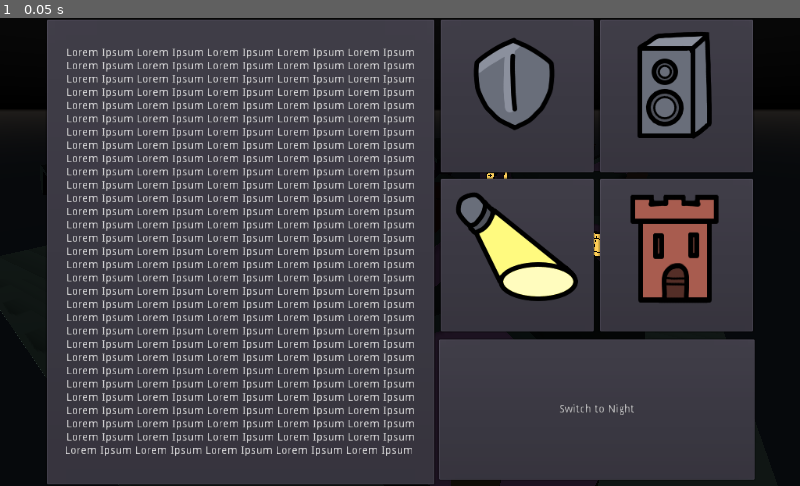
Above: before the commit, frame 1.
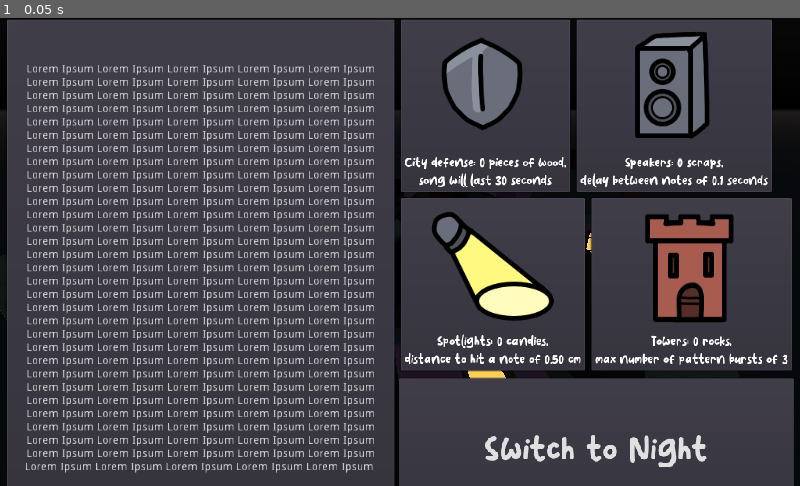
Above: after the commit, the same moment.

Repository: Xwilarg/BearJam
Game: Godot game, scene res://Scenes/Interlude.tscn
Two runs of this game, one before a commit and one after it. Both use one fixed random seed, a clock stepped at 60 frames per second and the inputs below. This scene is started directly instead of the project's main scene.
Inputs:
- Up to frame 1 (0.05 s): no input

The runs differ from the first frame. In frame 1, 38% of the frame differs, in the area x 0-100%, y 0-100%.

Commit message:
Add interlude text

Diff:
--- a/Scenes/Interlude.tscn
+++ b/Scenes/Interlude.tscn
@@ -7,6 +7,15 @@
 [ext_resource path="res://Prefabs/House_var2_0.tscn" type="PackedScene" id=5]
 [ext_resource path="res://Prefabs/House_var1_0.tscn" type="PackedScene" id=6]
 [ext_resource path="res://Scripts/Interlude.gd" type="Script" id=7]
+[ext_resource path="res://Fonts/Pulang.ttf" type="DynamicFontData" id=8]
+
+[sub_resource type="DynamicFont" id=13]
+size = 15
+font_data = ExtResource( 8 )
+
+[sub_resource type="DynamicFont" id=14]
+size = 40
+font_data = ExtResource( 8 )
 
 [sub_resource type="SpatialMaterial" id=4]
 albedo_color = Color( 0.203922, 0.180392, 0.156863, 1 )
@@ -74,130 +83,142 @@
 
 [node name="HBoxContainer" type="HBoxContainer" parent="HBoxContainer/VBoxContainer"]
 margin_right = 404.0
-margin_bottom = 200.0
-
-[node name="PanelContainer" type="PanelContainer" parent="HBoxContainer/VBoxContainer/HBoxContainer"]
+margin_bottom = 202.0
+
+[node name="Shield" type="PanelContainer" parent="HBoxContainer/VBoxContainer/HBoxContainer"]
 margin_right = 200.0
-margin_bottom = 200.0
+margin_bottom = 202.0
 rect_min_size = Vector2( 200, 200 )
 
-[node name="VBoxContainer" type="VBoxContainer" parent="HBoxContainer/VBoxContainer/HBoxContainer/PanelContainer"]
+[node name="VBoxContainer" type="VBoxContainer" parent="HBoxContainer/VBoxContainer/HBoxContainer/Shield"]
 margin_left = 7.0
 margin_top = 7.0
 margin_right = 193.0
-margin_bottom = 193.0
-
-[node name="CenterContainer3" type="CenterContainer" parent="HBoxContainer/VBoxContainer/HBoxContainer/PanelContainer/VBoxContainer"]
-margin_right = 186.0
-margin_bottom = 164.0
-
-[node name="TextureRect" type="TextureRect" parent="HBoxContainer/VBoxContainer/HBoxContainer/PanelContainer/VBoxContainer/CenterContainer3"]
+margin_bottom = 195.0
+
+[node name="CenterContainer3" type="CenterContainer" parent="HBoxContainer/VBoxContainer/HBoxContainer/Shield/VBoxContainer"]
+margin_right = 186.0
+margin_bottom = 164.0
+
+[node name="TextureRect" type="TextureRect" parent="HBoxContainer/VBoxContainer/HBoxContainer/Shield/VBoxContainer/CenterContainer3"]
 margin_left = 11.0
 margin_right = 175.0
 margin_bottom = 164.0
 texture = ExtResource( 2 )
 
-[node name="Label" type="Label" parent="HBoxContainer/VBoxContainer/HBoxContainer/PanelContainer/VBoxContainer"]
+[node name="Label" type="Label" parent="HBoxContainer/VBoxContainer/HBoxContainer/Shield/VBoxContainer"]
 margin_top = 168.0
 margin_right = 186.0
-margin_bottom = 182.0
-
-[node name="PanelContainer2" type="PanelContainer" parent="HBoxContainer/VBoxContainer/HBoxContainer"]
+margin_bottom = 188.0
+custom_fonts/font = SubResource( 13 )
+align = 1
+
+[node name="Sound" type="PanelContainer" parent="HBoxContainer/VBoxContainer/HBoxContainer"]
 margin_left = 204.0
 margin_right = 404.0
-margin_bottom = 200.0
+margin_bottom = 202.0
 rect_min_size = Vector2( 200, 200 )
 
-[node name="VBoxContainer" type="VBoxContainer" parent="HBoxContainer/VBoxContainer/HBoxContainer/PanelContainer2"]
+[node name="VBoxContainer" type="VBoxContainer" parent="HBoxContainer/VBoxContainer/HBoxContainer/Sound"]
 margin_left = 7.0
 margin_top = 7.0
 margin_right = 193.0
-margin_bottom = 193.0
-
-[node name="CenterContainer" type="CenterContainer" parent="HBoxContainer/VBoxContainer/HBoxContainer/PanelContainer2/VBoxContainer"]
-margin_right = 186.0
-margin_bottom = 164.0
-
-[node name="TextureRect" type="TextureRect" parent="HBoxContainer/VBoxContainer/HBoxContainer/PanelContainer2/VBoxContainer/CenterContainer"]
+margin_bottom = 195.0
+
+[node name="CenterContainer" type="CenterContainer" parent="HBoxContainer/VBoxContainer/HBoxContainer/Sound/VBoxContainer"]
+margin_right = 186.0
+margin_bottom = 164.0
+
+[node name="TextureRect" type="TextureRect" parent="HBoxContainer/VBoxContainer/HBoxContainer/Sound/VBoxContainer/CenterContainer"]
 margin_left = 11.0
 margin_right = 175.0
 margin_bottom = 164.0
 texture = ExtResource( 3 )
 
-[node name="Label" type="Label" parent="HBoxContainer/VBoxContainer/HBoxContainer/PanelContainer2/VBoxContainer"]
+[node name="Label" type="Label" parent="HBoxContainer/VBoxContainer/HBoxContainer/Sound/VBoxContainer"]
 margin_top = 168.0
 margin_right = 186.0
-margin_bottom = 182.0
+margin_bottom = 188.0
+custom_fonts/font = SubResource( 13 )
+align = 1
 
 [node name="HBoxContainer3" type="HBoxContainer" parent="HBoxContainer/VBoxContainer"]
-margin_top = 204.0
-margin_right = 404.0
-margin_bottom = 404.0
-
-[node name="PanelContainer" type="PanelContainer" parent="HBoxContainer/VBoxContainer/HBoxContainer3"]
+margin_top = 206.0
+margin_right = 404.0
+margin_bottom = 408.0
+
+[node name="Light" type="PanelContainer" parent="HBoxContainer/VBoxContainer/HBoxContainer3"]
 margin_right = 200.0
-margin_bottom = 200.0
+margin_bottom = 202.0
 rect_min_size = Vector2( 200, 200 )
 
-[node name="VBoxContainer" type="VBoxContainer" parent="HBoxContainer/VBoxContainer/HBoxContainer3/PanelContainer"]
+[node name="VBoxContainer" type="VBoxContainer" parent="HBoxContainer/VBoxContainer/HBoxContainer3/Light"]
 margin_left = 7.0
 margin_top = 7.0
 margin_right = 193.0
-margin_bottom = 193.0
-
-[node name="CenterContainer2" type="CenterContainer" parent="HBoxContainer/VBoxContainer/HBoxContainer3/PanelContainer/VBoxContainer"]
-margin_right = 186.0
-margin_bottom = 164.0
-
-[node name="TextureRect" type="TextureRect" parent="HBoxContainer/VBoxContainer/HBoxContainer3/PanelContainer/VBoxContainer/CenterContainer2"]
+margin_bottom = 195.0
+
+[node name="CenterContainer2" type="CenterContainer" parent="HBoxContainer/VBoxContainer/HBoxContainer3/Light/VBoxContainer"]
+margin_right = 186.0
+margin_bottom = 164.0
+
+[node name="TextureRect" type="TextureRect" parent="HBoxContainer/VBoxContainer/HBoxContainer3/Light/VBoxContainer/CenterContainer2"]
 margin_left = 11.0
 margin_right = 175.0
 margin_bottom = 164.0
 texture = ExtResource( 1 )
 
-[node name="Label" type="Label" parent="HBoxContainer/VBoxContainer/HBoxContainer3/PanelContainer/VBoxContainer"]
+[node name="Label" type="Label" parent="HBoxContainer/VBoxContainer/HBoxContainer3/Light/VBoxContainer"]
 margin_top = 168.0
 margin_right = 186.0
-margin_bottom = 182.0
-
-[node name="PanelContainer2" type="PanelContainer" parent="HBoxContainer/VBoxContainer/HBoxContainer3"]
+margin_bottom = 188.0
+custom_fonts/font = SubResource( 13 )
+align = 1
+
+[node name="Tower" type="PanelContainer" parent="HBoxContainer/VBoxContainer/HBoxContainer3"]
 margin_left = 204.0
 margin_right = 404.0
-margin_bottom = 200.0
+margin_bottom = 202.0
 rect_min_size = Vector2( 200, 200 )
 
-[node name="VBoxContainer" type="VBoxContainer" parent="HBoxContainer/VBoxContainer/HBoxContainer3/PanelContainer2"]
+[node name="VBoxContainer" type="VBoxContainer" parent="HBoxContainer/VBoxContainer/HBoxContainer3/Tower"]
 margin_left = 7.0
 margin_top = 7.0
 margin_right = 193.0
-margin_bottom = 193.0
-
-[node name="CenterContainer" type="CenterContainer" parent="HBoxContainer/VBoxContainer/HBoxContainer3/PanelContainer2/VBoxContainer"]
-margin_right = 186.0
-margin_bottom = 164.0
-
-[node name="TextureRect" type="TextureRect" parent="HBoxContainer/VBoxContainer/HBoxContainer3/PanelContainer2/VBoxContainer/CenterContainer"]
+margin_bottom = 195.0
+
+[node name="CenterContainer" type="CenterContainer" parent="HBoxContainer/VBoxContainer/HBoxContainer3/Tower/VBoxContainer"]
+margin_right = 186.0
+margin_bottom = 164.0
+
+[node name="TextureRect" type="TextureRect" parent="HBoxContainer/VBoxContainer/HBoxContainer3/Tower/VBoxContainer/CenterContainer"]
 margin_left = 11.0
 margin_right = 175.0
 margin_bottom = 164.0
 texture = ExtResource( 4 )
 
-[node name="Label" type="Label" parent="HBoxContainer/VBoxContainer/HBoxContainer3/PanelContainer2/VBoxContainer"]
+[node name="Label" type="Label" parent="HBoxContainer/VBoxContainer/HBoxContainer3/Tower/VBoxContainer"]
 margin_top = 168.0
 margin_right = 186.0
-margin_bottom = 182.0
+margin_bottom = 188.0
+custom_fonts/font = SubResource( 13 )
+align = 1
 
 [node name="HBoxContainer2" type="HBoxContainer" parent="HBoxContainer/VBoxContainer"]
-margin_top = 408.0
-margin_right = 404.0
-margin_bottom = 408.0
+margin_top = 412.0
+margin_right = 404.0
+margin_bottom = 412.0
 
 [node name="Button" type="Button" parent="HBoxContainer/VBoxContainer"]
-margin_top = 412.0
-margin_right = 404.0
-margin_bottom = 592.0
+margin_top = 416.0
+margin_right = 404.0
+margin_bottom = 596.0
 rect_min_size = Vector2( 400, 180 )
+custom_fonts/font = SubResource( 14 )
 text = "Switch to Night"
+__meta__ = {
+"_editor_description_": ""
+}
 
 [node name="Village" type="Spatial" parent="."]
 transform = Transform( 1, 0, 0, 0, 1, 0, 0, 0, 1, 1.62723, 0, -16.7132 )
--- a/Scripts/GameSytem.gd
+++ b/Scripts/GameSytem.gd
@@ -13,11 +13,23 @@
 enum ResourceType { WOOD, ROCK, SCRAP, CANDY}
 var residents_ressources = [0, 0, 0, 0]
 
+func wood() -> int:
+	return residents_ressources[ResourceType.WOOD];
+
+func rock() -> int:
+	return residents_ressources[ResourceType.ROCK];
+
+func scrap() -> int:
+	return residents_ressources[ResourceType.SCRAP];
+
+func candy() -> int:
+	return residents_ressources[ResourceType.CANDY];
+
 func updateMainParameters():
-	var wood = residents_ressources[ResourceType.WOOD]
-	var rock = residents_ressources[ResourceType.ROCK]
-	var scrap = residents_ressources[ResourceType.SCRAP]
-	var candy = residents_ressources[ResourceType.CANDY]
+	var wood = wood()
+	var rock = rock()
+	var scrap = scrap()
+	var candy = candy()
 	if candy > 10:
 		candy = 10
 	permissiveness = 1 - (.1 * candy)
--- a/Scripts/Interlude.gd
+++ b/Scripts/Interlude.gd
@@ -1,20 +1,14 @@
 extends Spatial
 
-
-# Declare member variables here. Examples:
-# var a = 2
-# var b = "text"
-
-
-# Called when the node enters the scene tree for the first time.
 func _ready():
-	pass # Replace with function body.
-
-
-# Called every frame. 'delta' is the elapsed time since the previous frame.
-#func _process(delta):
-#	pass
-
+	var woodLabel = $HBoxContainer/VBoxContainer/HBoxContainer/Shield/VBoxContainer/Label
+	var rockLabel = $HBoxContainer/VBoxContainer/HBoxContainer3/Tower/VBoxContainer/Label
+	var scrapLabel = $HBoxContainer/VBoxContainer/HBoxContainer/Sound/VBoxContainer/Label
+	var candyLabel = $HBoxContainer/VBoxContainer/HBoxContainer3/Light/VBoxContainer/Label
+	woodLabel.text = "City defense: " + str(GameSytem.wood()) + " pieces of wood,\nsong will last " + str(GameSytem.songDuration) + " seconds"
+	rockLabel.text = "Towers: " + str(GameSytem.rock()) + " rocks,\nmax number of pattern bursts of " + str(GameSytem.maxBurst)
+	scrapLabel.text = "Speakers: " + str(GameSytem.scrap()) + " scraps,\ndelay between notes of " + str(GameSytem.delayBetweenNotes) + " seconds"
+	candyLabel.text = "Spotlights: " + str(GameSytem.candy()) + " candies,\ndistance to hit a note of " + ("%.2f" % GameSytem.permissiveness) + " cm"
 
 func _on_Button_pressed():
 	GameSytem.go_to_scene("res://Scenes/Night.tscn");
Not shown: 1 places in Scenes/Interlude.tscn that only renumber resources
